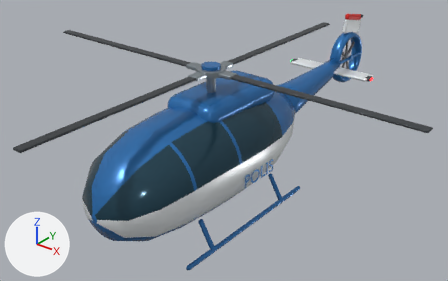
An edit to the glTF model vehicles/polishelikopter.glb, drawn before and after from the same camera.
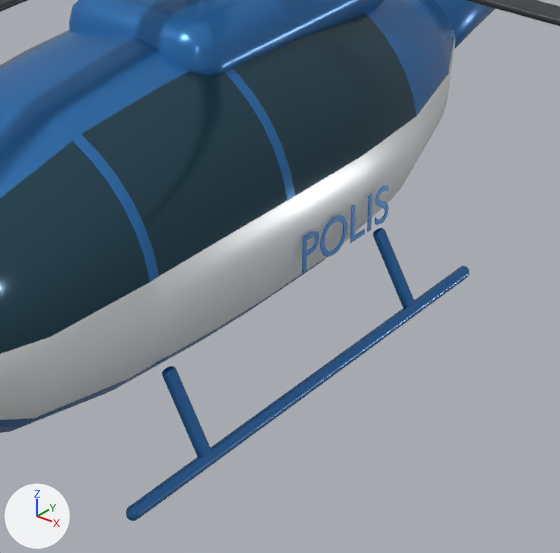
The first picture shows the older version from a camera (50 mm lens) standing at (7.41, -9.13, 7.29) and looking at (-0.17, 0.34, 1.41). The close-ups show the older and then the newer version on the part from 32% to 74% of the width and 35% to 100% of the height of that picture. Only the edits that show in the close-ups are written down. Arrows for +X, +Y and +Z are at lower left; the lights stay in place. Where no turn or scale is listed for an object, it has been applied to the vertices.

In view in the first close-up: 'Glazed passenger fuselage', 'Landing runner.001', 'Main blade.003', 'Police fuselage lettering.001', 'Skid strut.002', 'Skid strut.003', 'Tapered tail boom', 'Turbine housing' and 1 more.
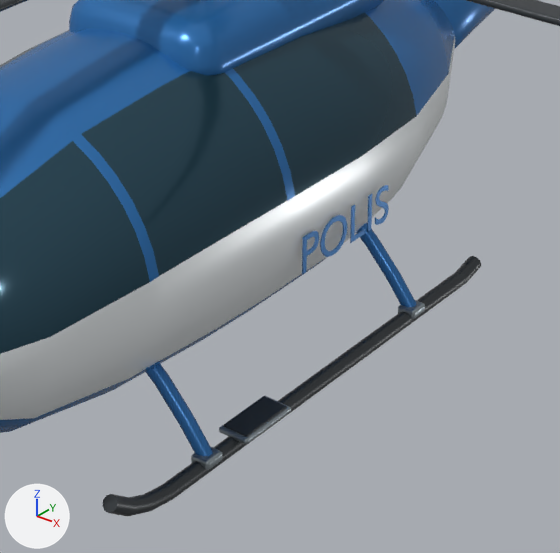
Where the change shows, as pixel boxes [x1, y1, x2, y2] in the close-ups (560 x 553 px):
'Tubular landing skid.001', added
    after: [102, 256, 481, 516]
'Landing runner.001', deleted
    before: [126, 266, 469, 521]
'Landing skid cross brace.002', added (blue)
    after: [146, 364, 213, 456]
'Skid strut.002', deleted (blue)
    before: [162, 366, 212, 457]
'Landing skid cross brace.003', added (blue)
    after: [356, 222, 417, 307]
'Cabin step grip.001', added
    after: [224, 396, 287, 437]
'Skid strut.003', deleted (blue)
    before: [373, 228, 416, 308]
'Cabin access step.001', added
    after: [219, 396, 291, 444]
'Landing skid saddle.002', added
    after: [191, 446, 223, 470]
'Landing skid saddle.003', added
    after: [398, 300, 425, 319]

What the commit changed:
Mesh me_tubular_landing_skid_001 is new.
It has 60 vertices, 116 faces and spans x 1.02..1.14, y -2.49..1.65, z 0.08..0.39.
It uses material mat_graphite_composite (dark grey #353a3f).
Mesh me_cube_005_1 is new.
It has 96 vertices, 188 faces and spans x -0.074..0.074, y -0.084..0.084, z -0.038..0.038.
It uses material mat_rotor_hardware (grey #99a4aa).
Mesh me_cube_004_1 is new.
It has 96 vertices, 188 faces and spans x -0.074..0.074, y -0.084..0.084, z -0.038..0.038.
It uses material mat_rotor_hardware (grey #99a4aa).
Mesh me_landing_skid_cross_brace_003 is new.
It has 40 vertices, 76 faces and spans x 0.437..1.121, y 0.726..0.834, z 0.139..0.849.
It uses material mat_polis_blue_lacquer (blue #2c73b5).
Mesh me_landing_skid_cross_brace_002 is new.
It has 40 vertices, 76 faces and spans x 0.437..1.121, y -1.604..-1.496, z 0.139..0.849.
It uses material mat_polis_blue_lacquer (blue #2c73b5).
Mesh me_cube_007_1 is new.
It has 96 vertices, 188 faces and spans x -0.098..0.098, y -0.215..0.215, z -0.007..0.007.
It uses material mat_graphite_composite (dark grey #353a3f).
Mesh me_cube_006_1 is new.
It has 96 vertices, 188 faces and spans x -0.118..0.118, y -0.245..0.245, z -0.022..0.022.
It uses material mat_rotor_hardware (grey #99a4aa).
Object 'Landing runner.001' (ob_landing_runner_001) is deleted.
Object 'Skid strut.002' (ob_skid_strut_002) is deleted.
Object 'Skid strut.003' (ob_skid_strut_003) is deleted.
Object 'Tubular landing skid.001' (ob_tubular_landing_skid_001) is new; it shows me_tubular_landing_skid_001.
Its location is (0.0, 0.0, 0.0).
Object 'Landing skid saddle.003' (ob_landing_skid_saddle_003) is new; it shows me_cube_005_1.
Its location is (1.08, 0.78, 0.173).
Object 'Landing skid saddle.002' (ob_landing_skid_saddle_002) is new; it shows me_cube_004_1.
Its location is (1.08, -1.55, 0.173).
Object 'Landing skid cross brace.003' (ob_landing_skid_cross_brace_003) is new; it shows me_landing_skid_cross_brace_003.
Its location is (0.0, 0.0, 0.0).
Object 'Landing skid cross brace.002' (ob_landing_skid_cross_brace_002) is new; it shows me_landing_skid_cross_brace_002.
Its location is (0.0, 0.0, 0.0).
Object 'Cabin step grip.001' (ob_cabin_step_grip_001) is new; it shows me_cube_007_1.
Its location is (1.08, -1.05, 0.221).
Object 'Cabin access step.001' (ob_cabin_access_step_001) is new; it shows me_cube_006_1.
Its location is (1.08, -1.05, 0.195).
